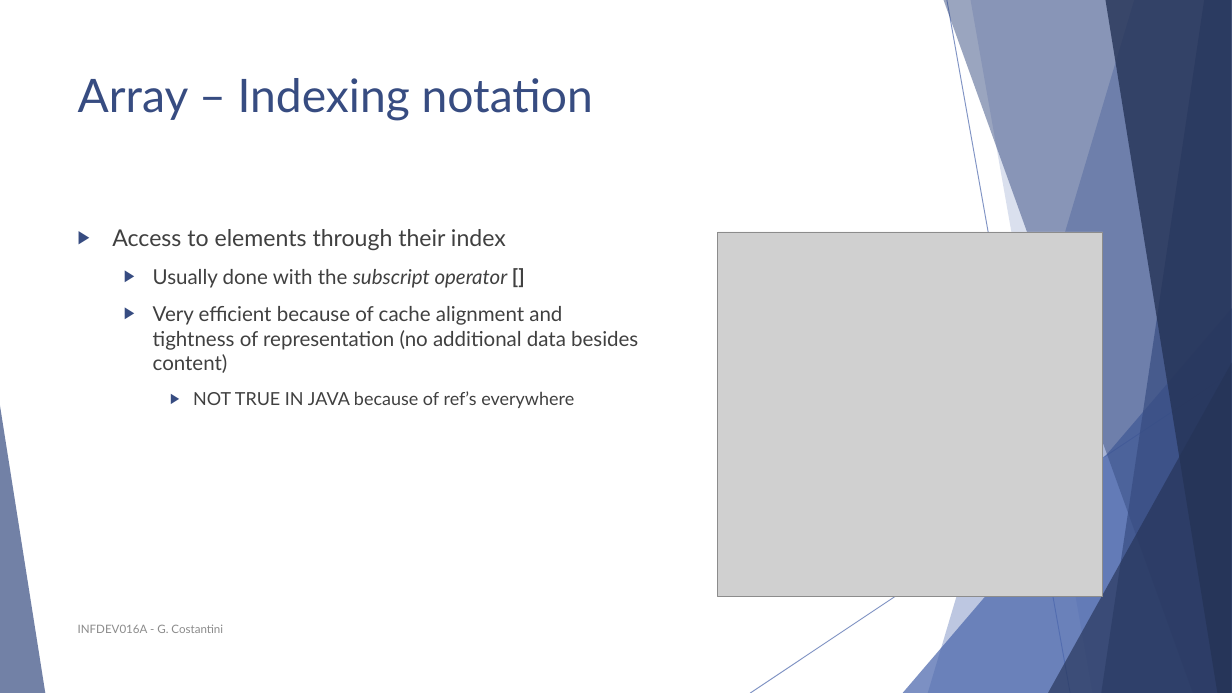
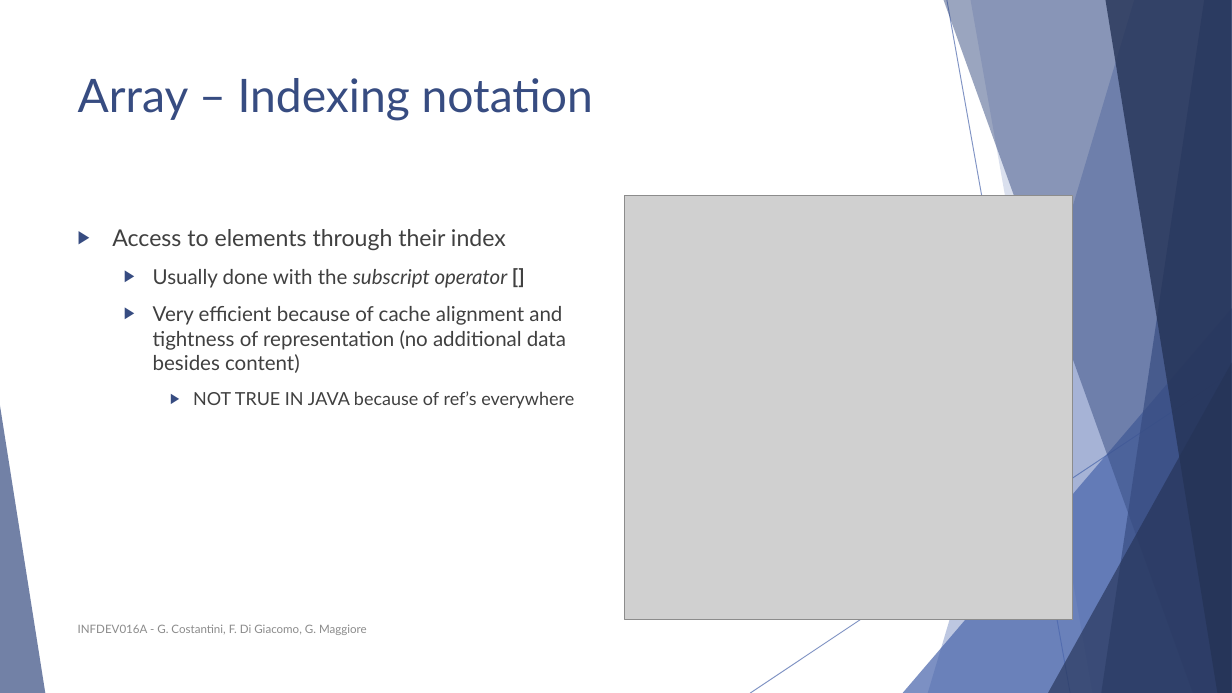
Before and after one commit to polyanos/INFDEV01-6A, a slide deck: slide 11 of Slides/Week 1 - Intro, array, complexity.pptx. Drawn at 1232x693 pixels with LibreOffice and Linux fonts; fonts in the diff are those of the drawing; grey boxes stand for pictures. Boxes give left, top, right and bottom in pixels: in the first picture for what was removed or moved away, otherwise in the second. Text is boxed around its words. In the diff, an @@ line names an element or a change of style, - is before the commit and + after.

```diff
--- a/Slides/Week 1 - Intro, array, complexity.pptx
+++ b/Slides/Week 1 - Intro, array, complexity.pptx
@@ picture: place and size @@
-picture at (718, 232, 1104, 597)
+picture at (625, 195, 1073, 620)
@@ text "Access to elements through their ..." rewrapped from (112, 229, 638, 408) to (112, 229, 574, 408) @@
@@ text at (78, 624, 367, 635): text changed @@
-INFDEV016A - G. Costantini
+INFDEV016A - G. Costantini, F. Di Giacomo, G. Maggiore
```
Also in this commit, not shown: 51 other slides changed, 3 slides added, 1 slide removed.
